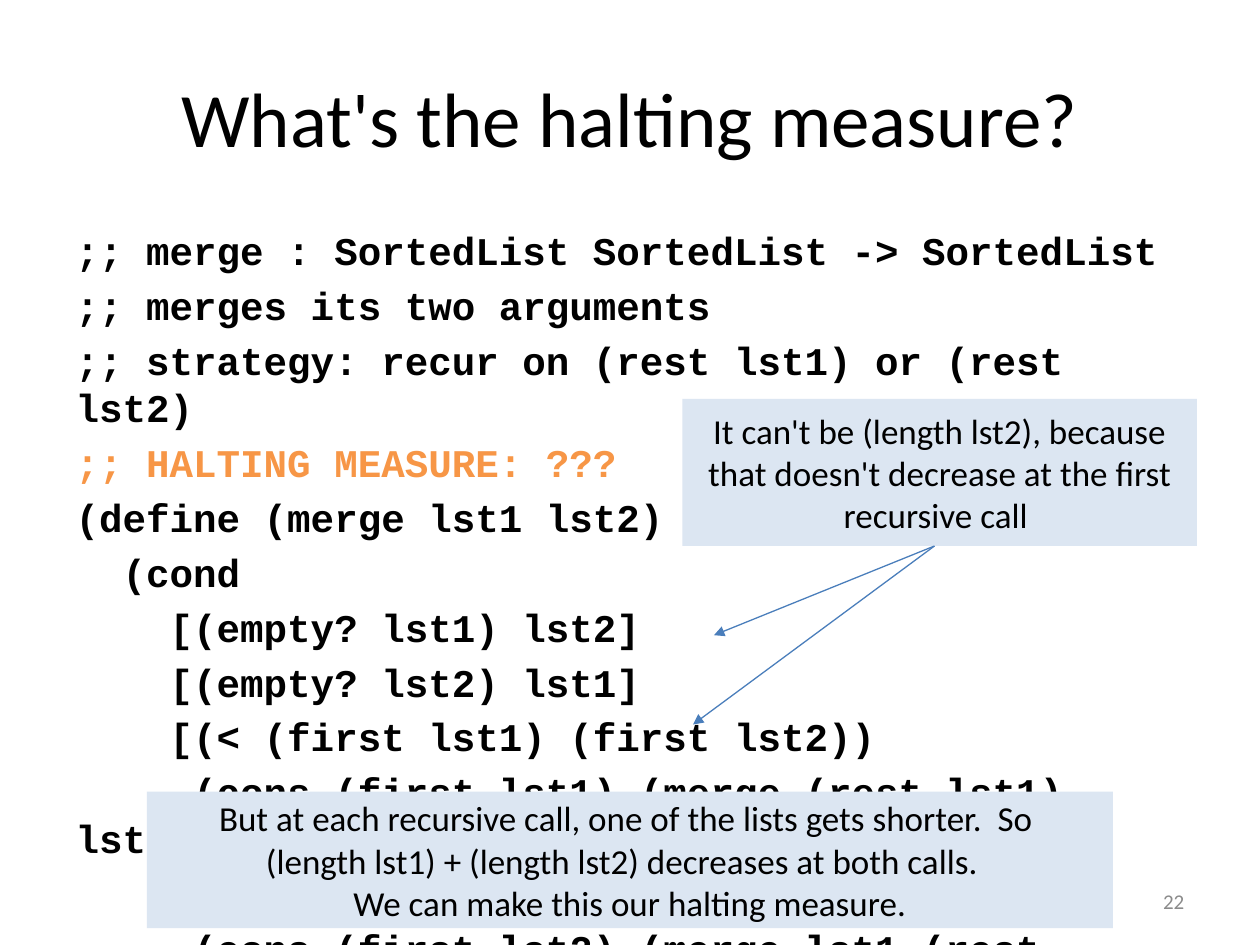
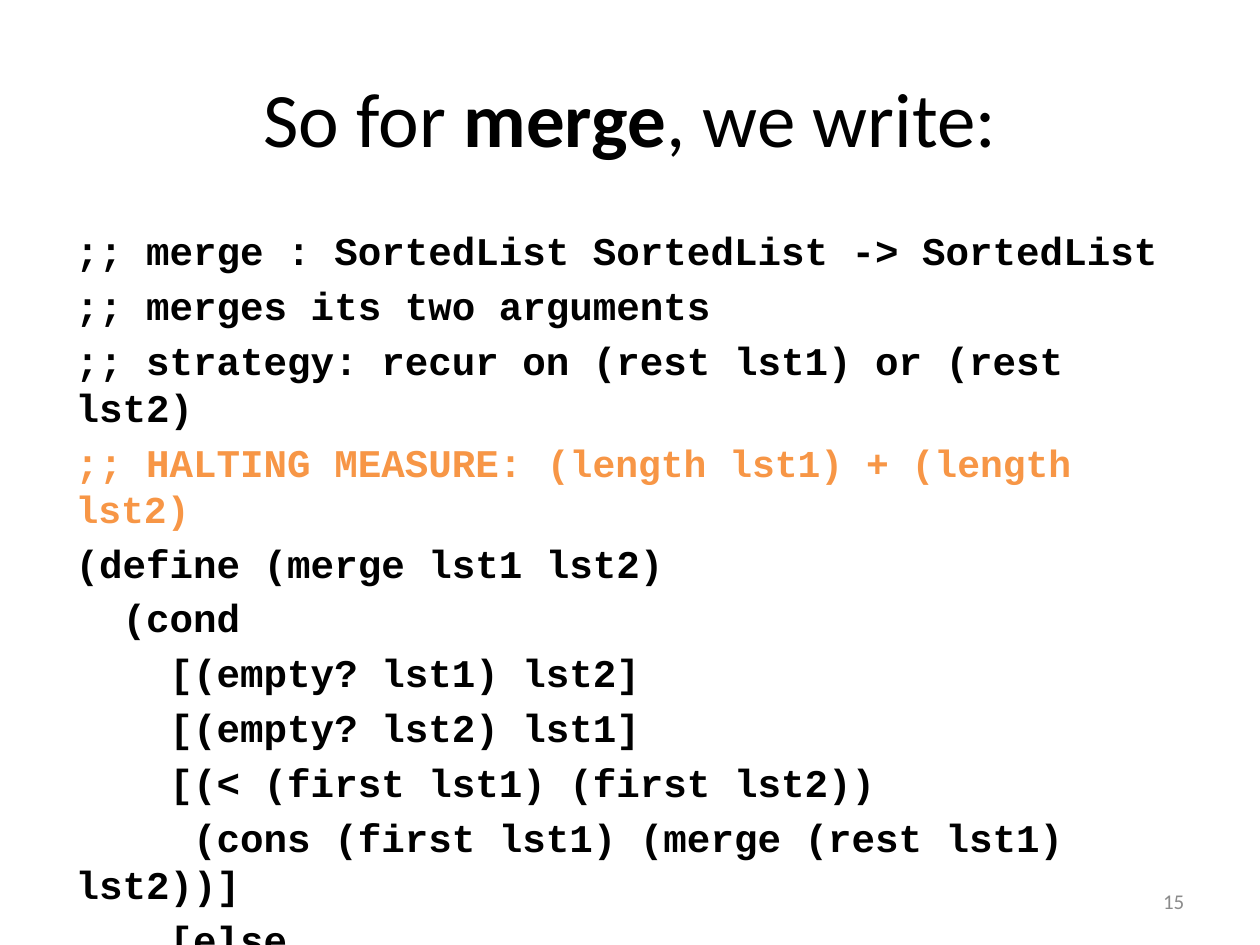
Before and after one commit to mwand/cs5010f17, a slide deck: slide 15 of Slides/Lesson 8.1-8.2 General Recursion.pptx (slide 22 before the commit). Drawn at 1260x945 pixels with LibreOffice and Linux fonts; fonts in the diff are those of the drawing. Boxes give left, top, right and bottom in pixels: in the first picture for what was removed or moved away, otherwise in the second. Text is boxed around its words. In the diff, an @@ line names an element or a change of style, - is before the commit and + after.

```diff
--- a/Slides/Lesson 8.1-8.2 General Recursion.pptx
+++ b/Slides/Lesson 8.1-8.2 General Recursion.pptx
@@ title at bbox=[263, 94, 996, 160]: text changed @@
-What's the halting measure?
+So for merge, we write:
@@ rectangle removed at bbox=[683, 399, 1197, 547] @@
-It can't be (length lst2), because that doesn't decrease at the first recursive call
@@ text at bbox=[76, 450, 1072, 531]: text changed; size 22.4 to 21.7 pt @@
-;; HALTING MEASURE: ???
+;; HALTING MEASURE: (length lst1) + (length lst2)
@@ arrow removed from (935, 546) to (693, 724) @@
@@ arrow removed from (935, 546) to (714, 635) @@
@@ rectangle removed at bbox=[147, 791, 1114, 927] @@
-But at each recursive call, one of the lists gets shorter. So
-(length lst1) + (length lst2) decreases at both calls.
-We can make this our halting measure.
@@ page number at bbox=[1163, 895, 1184, 909]: text changed @@
-22
+15
```
Also in this commit, not shown: 5 other slides changed, 9 slides added, 1 slide removed, 1 other file.
